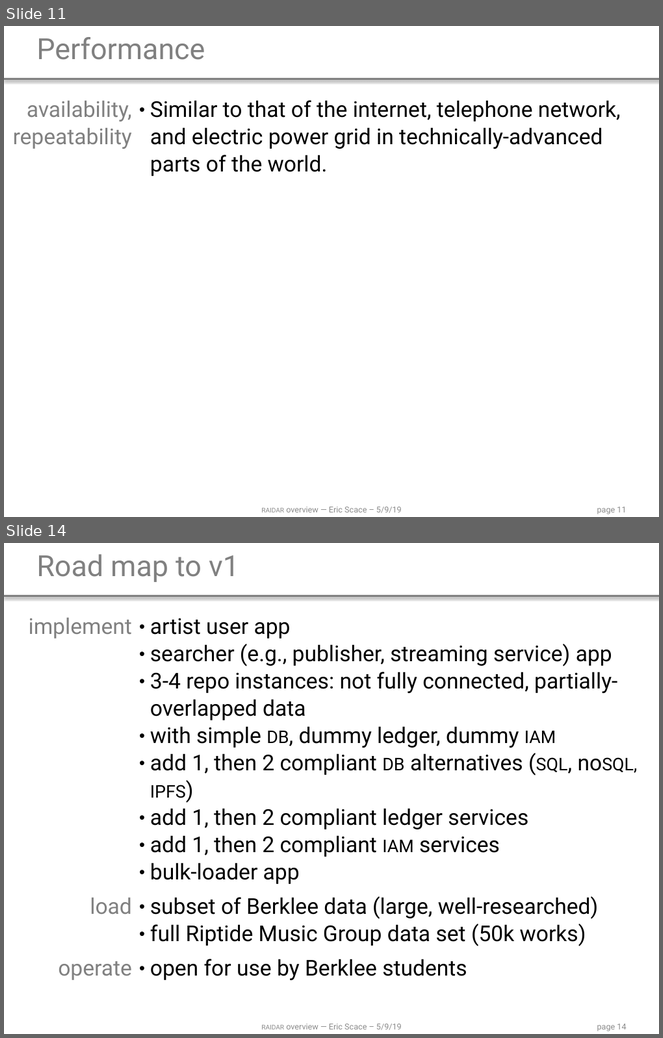
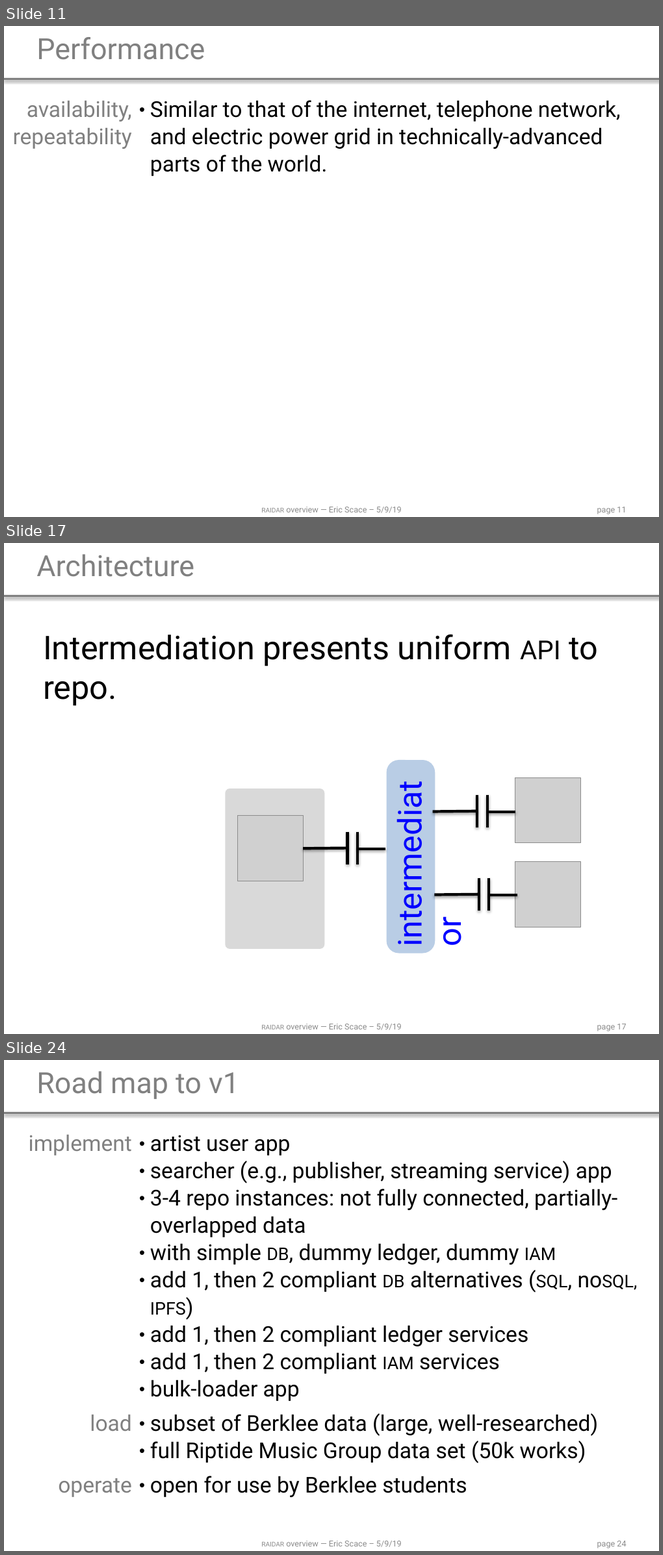
Before and after one commit to ldnovak/RAIDAR, a slide deck: docs/2019 05 10 presentation/2019 05 10 overview.pptx. Shown one above the other, each under a label of ours: slides 11 and 14 before the commit, slides 11, 17 and 24 after it; the slides between them are not shown. The pictures are 663x1038 and 663x1555 pixels, drawn with LibreOffice and Linux fonts; fonts in the diff are those of the drawing; grey boxes stand for pictures. Boxes give left, top, right and bottom in pixels: in the first picture for what was removed or moved away, otherwise in the second. Text is boxed around its words. In the diff, an @@ line names an element or a change of style, - is before the commit and + after.

Commit message:
add architecture diagrams & commentary
ref #11

```diff
--- a/docs/2019 05 10 presentation/2019 05 10 overview.pptx
+++ b/docs/2019 05 10 presentation/2019 05 10 overview.pptx
@@ slide 17 added at box(4, 543, 659, 1034), background #FFFFFF; not listed: 3 template elements that a slide beside it also shows @@
@@ title added at box(36, 554, 194, 577), 32 pt, text #808080 @@
+Architecture
@@ text added at box(43, 634, 598, 706), 36 pt, text #000000 @@
+Intermediation presents uniform api to repo.
@@ text added at box(386, 759, 432, 954), 36 pt, text #0000FF @@
+intermediator
@@ rounded rectangle added at box(387, 760, 435, 953), fill #B9CDE5 @@
@@ rounded rectangle added at box(226, 789, 325, 949), fill #D9D9D9 @@
@@ picture added at box(516, 778, 581, 843) @@
@@ group added at box(432, 795, 516, 828): 4 lines @@
@@ picture added at box(238, 816, 304, 882) @@
@@ group added at box(304, 832, 386, 865): 4 lines @@
@@ picture added at box(516, 862, 581, 928) @@
@@ group added at box(434, 878, 517, 911): 4 lines @@
@@ what was slide 14 is now slide 24 @@
@@ page number at box(597, 1541, 626, 1549): text changed @@
-page 14
+page 24
```
Also in this commit, not shown: 1 slide changed, 10 other slides added, 1 slide removed.
